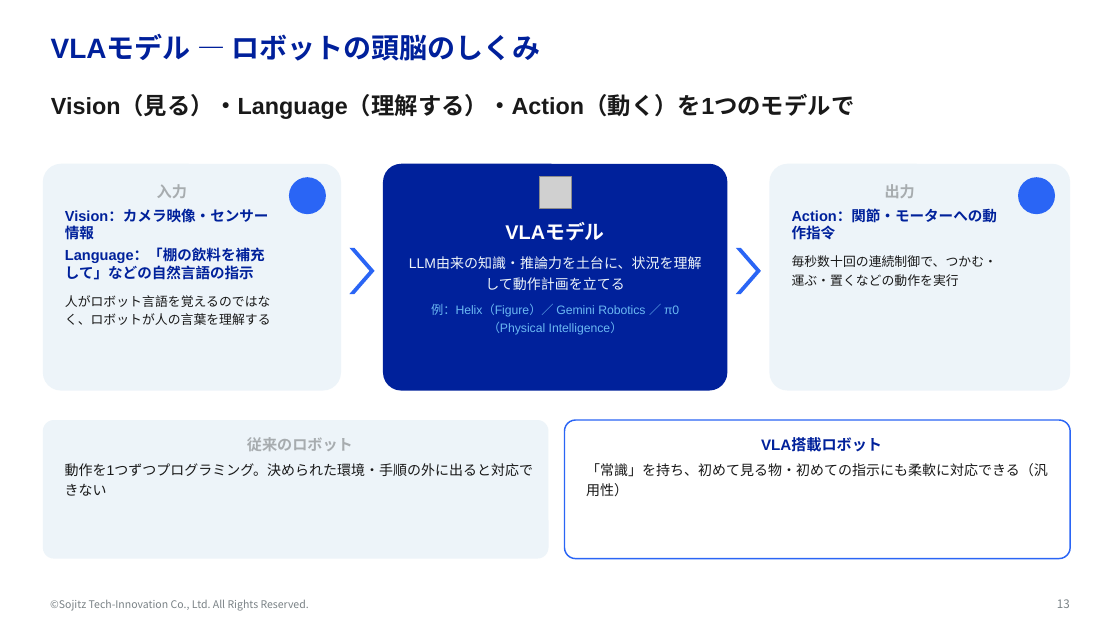
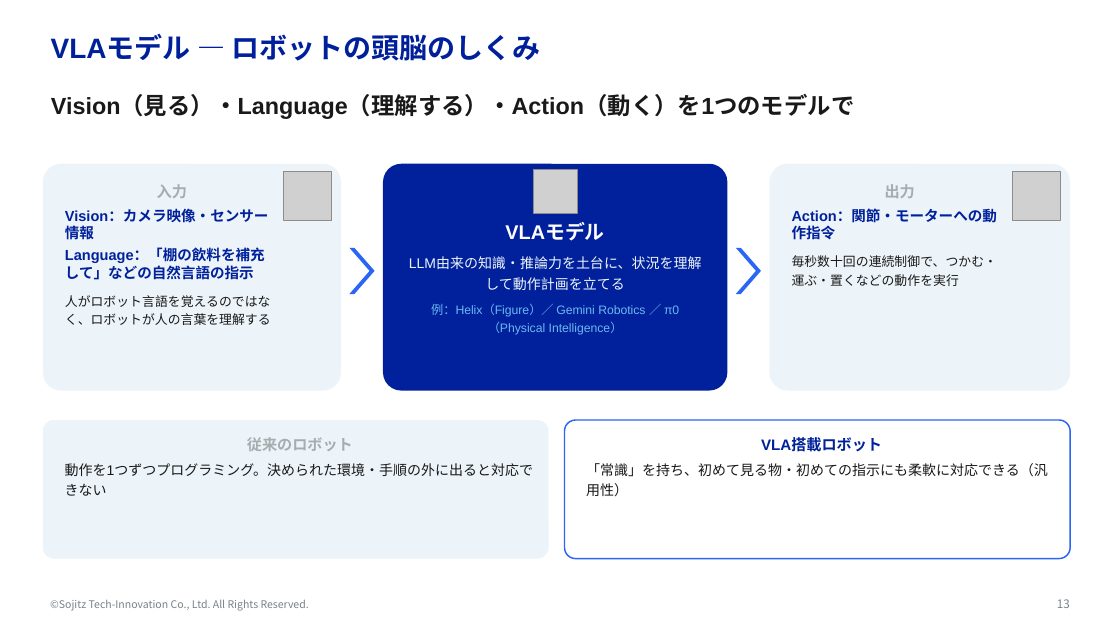
Before and after one commit to yktashiro2/aap, a slide deck: slide 13 of docs/フィジカルAI勉強会.pptx. Drawn at 1120x630 pixels with LibreOffice and Linux fonts; fonts in the diff are those of the drawing; grey boxes stand for pictures; background and template pictures are left out. Boxes give left, top, right and bottom in pixels: in the first picture for what was removed or moved away, otherwise in the second. Text is boxed around its words. In the diff, an @@ line names an element or a change of style, - is before the commit and + after.

```diff
--- a/docs/フィジカルAI勉強会.pptx
+++ b/docs/フィジカルAI勉強会.pptx
@@ picture added at (283, 171, 332, 220) @@
@@ ellipse removed at (289, 177, 326, 214) @@
@@ picture: place and size @@
-picture at (539, 176, 571, 208)
+picture at (534, 170, 577, 213)
@@ picture added at (1012, 171, 1061, 220) @@
@@ ellipse removed at (1018, 177, 1055, 214) @@
```
Also in this commit, not shown: 14 other slides changed.
